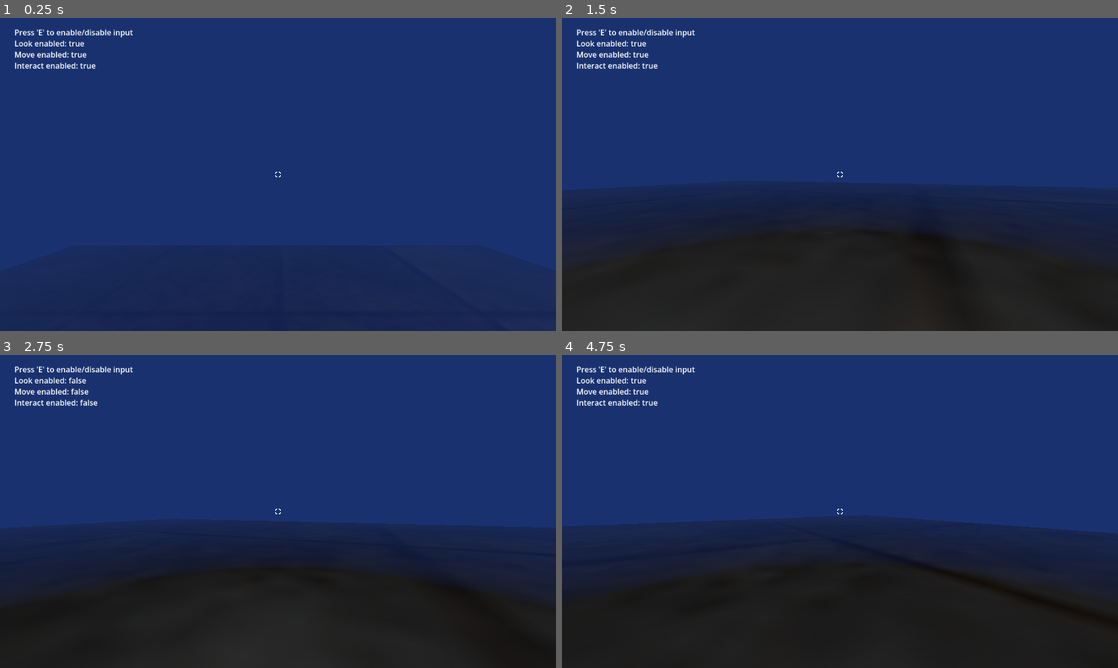
Above: before the commit, frames 1-4 (two rows, left to right).
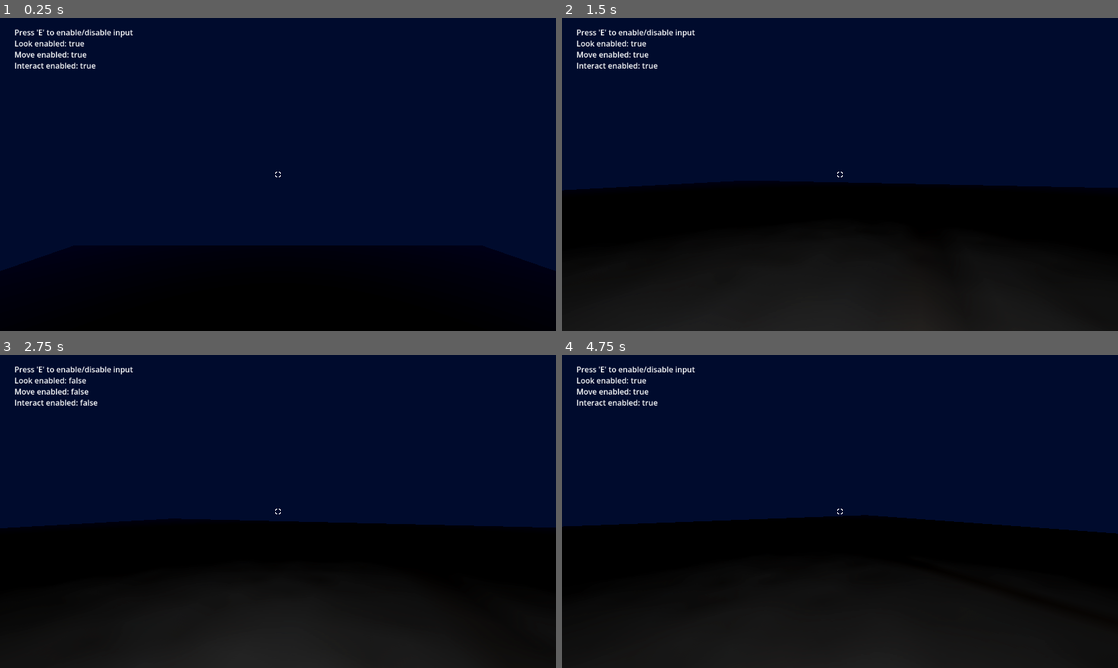
Above: after the commit, the same moments.

Repository: Area9579/Underwater-Jam
Game: Godot game, scene res://Gym/gym.tscn
Same seed, same stepped clock (60 frames per second), same inputs: the game is played once before the commit and once after it.
Inputs (mouse positions are in pixels of both pictures, inside the frame that each line leads up to):
- Up to frame 1 (0.25 s): no input
- Up to frame 2 (1.5 s): tap E (debug_toggle) at 0.5, 1.25 s; move the mouse to (867, 174) at 0.52 s; hold F (equip) 0.53-1.28 s; hold W (forward) from 0.53 s (still down); move the mouse to (812, 174) at 1.27 s; click (812, 174) at 1.35 s
- Up to frame 3 (2.75 s): keep holding W (forward); tap E (debug_toggle) at 2 s; move the mouse to (289, 505) at 2.02 s; hold F (equip) from 2.03 s (still down)
- Up to frame 4 (4.75 s): keep holding W (forward); tap E (debug_toggle) at 2.75, 3.5, 4.25 s; move the mouse to (834, 517) at 2.77 s; release F (equip) at 2.78 s; click (834, 517) at 2.85 s; move the mouse to (878, 514) at 3.52 s; hold F (equip) 3.53-4.28 s; move the mouse to (795, 508) at 4.27 s; click (795, 508) at 4.35 s

The runs differ from the first frame. In frame 1, 100% of the frame differs, in the area x 0-100%, y 0-100%; in frame 2, 73%; in frame 3, 72%; in frame 4, 71%.

Commit message:
tested and added porthole

Diff:
--- a/Gym/Parker/baseFog.tres
+++ b/Content/Porthole/baseFog.tres
@@ -9,6 +9,6 @@
 fog_light_color = Color(0.018822769, 0.039383415, 0.103292026, 1)
 fog_light_energy = 1.94
 fog_density = 1.0
-fog_depth_curve = 0.5743493
+fog_depth_curve = 0.5743494
 adjustment_enabled = true
 adjustment_saturation = 1.39
--- a/Gym/Parker/window_port.tscn
+++ b/Content/Porthole/window_port.tscn
@@ -1,6 +1,6 @@
 [gd_scene format=3 uid="uid://cq5osxsjf602p"]
 
-[ext_resource type="Shader" uid="uid://engrn8eubxky" path="res://Gym/Parker/window_port.gdshader" id="1_rjhja"]
+[ext_resource type="Shader" uid="uid://engrn8eubxky" path="res://Content/Porthole/window_port.gdshader" id="1_rjhja"]
 
 [sub_resource type="ShaderMaterial" id="ShaderMaterial_frjl4"]
 render_priority = 0
--- a/Gym/Parker/volumetricFog.tres
+++ /dev/null
@@ -1,21 +0,0 @@
-[gd_resource type="Environment" format=3 uid="uid://dbmdvxf2yryev"]
-
-[resource]
-background_mode = 1
-background_color = Color(1, 1, 1, 1)
-background_energy_multiplier = 0.46
-tonemap_exposure = 0.48
-ssao_enabled = true
-ssil_enabled = true
-sdfgi_enabled = true
-fog_enabled = true
-fog_mode = 1
-fog_light_color = Color(0.23854318, 0.33176035, 0.5774714, 1)
-fog_light_energy = 0.85
-fog_density = 1.0
-fog_depth_curve = 0.2332585
-fog_depth_begin = 5.0
-volumetric_fog_albedo = Color(0.46788657, 0.53641397, 0.8934305, 1)
-volumetric_fog_length = 50.0
-adjustment_enabled = true
-adjustment_saturation = 1.39
--- a/Gym/gym.tscn
+++ b/Gym/gym.tscn
@@ -8,9 +8,9 @@
 [ext_resource type="PackedScene" uid="uid://bkj28qpfl2n7k" path="res://Content/InteractableItems/DailyOrder/daily_order_sheet.tscn" id="6_1er27"]
 [ext_resource type="PackedScene" uid="uid://dsowx26n2s2kr" path="res://Gym/BlockOutModels/wall.tscn" id="7_7jjb4"]
 [ext_resource type="PackedScene" uid="uid://dgndvisekno7p" path="res://Gym/BlockOutModels/roof.tscn" id="8_eou5s"]
-[ext_resource type="PackedScene" uid="uid://cq5osxsjf602p" path="res://Gym/Parker/window_port.tscn" id="9_aa15y"]
+[ext_resource type="PackedScene" uid="uid://cq5osxsjf602p" path="res://Content/Porthole/window_port.tscn" id="9_aa15y"]
 [ext_resource type="PackedScene" uid="uid://bl3jromm4a7fk" path="res://Gym/BlockOutModels/pillar.tscn" id="9_frjl4"]
-[ext_resource type="Environment" uid="uid://dbmdvxf2yryev" path="res://Gym/Parker/volumetricFog.tres" id="10_eou5s"]
+[ext_resource type="Environment" uid="uid://6372adp05a4k" path="res://Content/Porthole/baseFog.tres" id="11_frjl4"]
 
 [sub_resource type="WorldBoundaryShape3D" id="WorldBoundaryShape3D_g4v7s"]
 
@@ -23,18 +23,6 @@
 
 [node name="PlayerGym" type="Node3D" unique_id=1618404820]
 script = ExtResource("1_rh7av")
-
-[node name="Floor" type="StaticBody3D" parent="." unique_id=1489174417]
-collision_layer = 4
-collision_mask = 0
-
-[node name="CollisionShape3D" type="CollisionShape3D" parent="Floor" unique_id=153202657]
-shape = SubResource("WorldBoundaryShape3D_g4v7s")
-
-[node name="MeshInstance3D" type="MeshInstance3D" parent="Floor" unique_id=826798761]
-transform = Transform3D(1, 0, 0, 0, 1, 0, 0, 0, 1, 0, 0.1, 0)
-mesh = SubResource("PlaneMesh_g4v7s")
-surface_material_override/0 = SubResource("StandardMaterial3D_qpgtp")
 
 [node name="Player" parent="." unique_id=1495724798 instance=ExtResource("3_1er27")]
 unique_name_in_owner = true
@@ -83,6 +71,59 @@
 [node name="DailyOrderSheet" parent="." unique_id=1952071443 instance=ExtResource("6_1er27")]
 transform = Transform3D(1.1924881e-08, 0, -1, 0, 1, 0, 1, 0, 1.1924881e-08, 5, 1.562298, 2)
 
+[node name="Floors" type="Node" parent="." unique_id=1281094641]
+
+[node name="Floor" type="StaticBody3D" parent="Floors" unique_id=1489174417]
+collision_layer = 4
+collision_mask = 0
+
+[node name="CollisionShape3D" type="CollisionShape3D" parent="Floors/Floor" unique_id=153202657]
+shape = SubResource("WorldBoundaryShape3D_g4v7s")
+
+[node name="MeshInstance3D" type="MeshInstance3D" parent="Floors/Floor" unique_id=826798761]
+transform = Transform3D(1, 0, 0, 0, 1, 0, 0, 0, 1, 0, 0.1, 0)
+mesh = SubResource("PlaneMesh_g4v7s")
+surface_material_override/0 = SubResource("StandardMaterial3D_qpgtp")
+
+[node name="Floor2" type="StaticBody3D" parent="Floors" unique_id=1529848625]
+transform = Transform3D(1, 0, 0, 0, 1, 0, 0, 0, 1, 0, 0, 49.455185)
+collision_layer = 4
+collision_mask = 0
+
+[node name="CollisionShape3D" type="CollisionShape3D" parent="Floors/Floor2" unique_id=2073719438]
+shape = SubResource("WorldBoundaryShape3D_g4v7s")
+
+[node name="MeshInstance3D" type="MeshInstance3D" parent="Floors/Floor2" unique_id=1496417884]
+transform = Transform3D(1, 0, 0, 0, 1, 0, 0, 0, 1, 0, 0.1, 0)
+mesh = SubResource("PlaneMesh_g4v7s")
+surface_material_override/0 = SubResource("StandardMaterial3D_qpgtp")
+
+[node name="Floor3" type="StaticBody3D" parent="Floors" unique_id=1776358811]
+transform = Transform3D(1, 0, 0, 0, 1, 0, 0, 0, 1, 0, 0, 99.50838)
+collision_layer = 4
+collision_mask = 0
+
+[node name="CollisionShape3D" type="CollisionShape3D" parent="Floors/Floor3" unique_id=1078004623]
+shape = SubResource("WorldBoundaryShape3D_g4v7s")
+
+[node name="MeshInstance3D" type="MeshInstance3D" parent="Floors/Floor3" unique_id=887525268]
+transform = Transform3D(1, 0, 0, 0, 1, 0, 0, 0, 1, 0, 0.1, 0)
+mesh = SubResource("PlaneMesh_g4v7s")
+surface_material_override/0 = SubResource("StandardMaterial3D_qpgtp")
+
+[node name="Floor4" type="StaticBody3D" parent="Floors" unique_id=971751807]
+transform = Transform3D(1, 0, 0, 0, 1, 0, 0, 0, 1, 0, 0, 148.49648)
+collision_layer = 4
+collision_mask = 0
+
+[node name="CollisionShape3D" type="CollisionShape3D" parent="Floors/Floor4" unique_id=1739440656]
+shape = SubResource("WorldBoundaryShape3D_g4v7s")
+
+[node name="MeshInstance3D" type="MeshInstance3D" parent="Floors/Floor4" unique_id=1603604577]
+transform = Transform3D(1, 0, 0, 0, 1, 0, 0, 0, 1, 0, 0.1, 0)
+mesh = SubResource("PlaneMesh_g4v7s")
+surface_material_override/0 = SubResource("StandardMaterial3D_qpgtp")
+
 [node name="BlockOutModels" type="Node" parent="." unique_id=1339888686]
 
 [node name="LightTestRoom" type="Node" parent="BlockOutModels" unique_id=1191693536]
@@ -175,43 +216,4 @@
 transform = Transform3D(1, 0, 0, 0, 1, 0, 0, 0, 1, 9.515987, 0, 167.12228)
 
 [node name="WorldEnvironment" type="WorldEnvironment" parent="." unique_id=967025472]
-environment = ExtResource("10_eou5s")
-
-[node name="Floor2" type="StaticBody3D" parent="." unique_id=1529848625]
-transform = Transform3D(1, 0, 0, 0, 1, 0, 0, 0, 1, 0, 0, 49.455185)
-collision_layer = 4
-collision_mask = 0
-
-[node name="CollisionShape3D" type="CollisionShape3D" parent="Floor2" unique_id=2073719438]
-shape = SubResource("WorldBoundaryShape3D_g4v7s")
-
-[node name="MeshInstance3D" type="MeshInstance3D" parent="Floor2" unique_id=1496417884]
-transform = Transform3D(1, 0, 0, 0, 1, 0, 0, 0, 1, 0, 0.1, 0)
-mesh = SubResource("PlaneMesh_g4v7s")
-surface_material_override/0 = SubResource("StandardMaterial3D_qpgtp")
-
-[node name="Floor3" type="StaticBody3D" parent="." unique_id=1776358811]
-transform = Transform3D(1, 0, 0, 0, 1, 0, 0, 0, 1, 0, 0, 99.50838)
-collision_layer = 4
-collision_mask = 0
-
-[node name="CollisionShape3D" type="CollisionShape3D" parent="Floor3" unique_id=1078004623]
-shape = SubResource("WorldBoundaryShape3D_g4v7s")
-
-[node name="MeshInstance3D" type="MeshInstance3D" parent="Floor3" unique_id=887525268]
-transform = Transform3D(1, 0, 0, 0, 1, 0, 0, 0, 1, 0, 0.1, 0)
-mesh = SubResource("PlaneMesh_g4v7s")
-surface_material_override/0 = SubResource("StandardMaterial3D_qpgtp")
-
-[node name="Floor4" type="StaticBody3D" parent="." unique_id=971751807]
-transform = Transform3D(1, 0, 0, 0, 1, 0, 0, 0, 1, 0, 0, 148.49648)
-collision_layer = 4
-collision_mask = 0
-
-[node name="CollisionShape3D" type="CollisionShape3D" parent="Floor4" unique_id=1739440656]
-shape = SubResource("WorldBoundaryShape3D_g4v7s")
-
-[node name="MeshInstance3D" type="MeshInstance3D" parent="Floor4" unique_id=1603604577]
-transform = Transform3D(1, 0, 0, 0, 1, 0, 0, 0, 1, 0, 0.1, 0)
-mesh = SubResource("PlaneMesh_g4v7s")
-surface_material_override/0 = SubResource("StandardMaterial3D_qpgtp")
+environment = ExtResource("11_frjl4")
--- a/project.godot
+++ b/project.godot
@@ -28,6 +28,7 @@
 "res://Content/": "orange",
 "res://Content/Player/": "red",
 "res://Content/Player/Assets/": "purple",
+"res://Content/Porthole/": "purple",
 "res://Debug Character/": "gray",
 "res://Gym/": "green",
 "res://Gym/Assets/": "purple",
Renamed: Gym/Parker/window_port.gdshader -> Content/Porthole/window_port.gdshader
Renamed: Gym/Parker/window_port.gdshader.uid -> Content/Porthole/window_port.gdshader.uid
